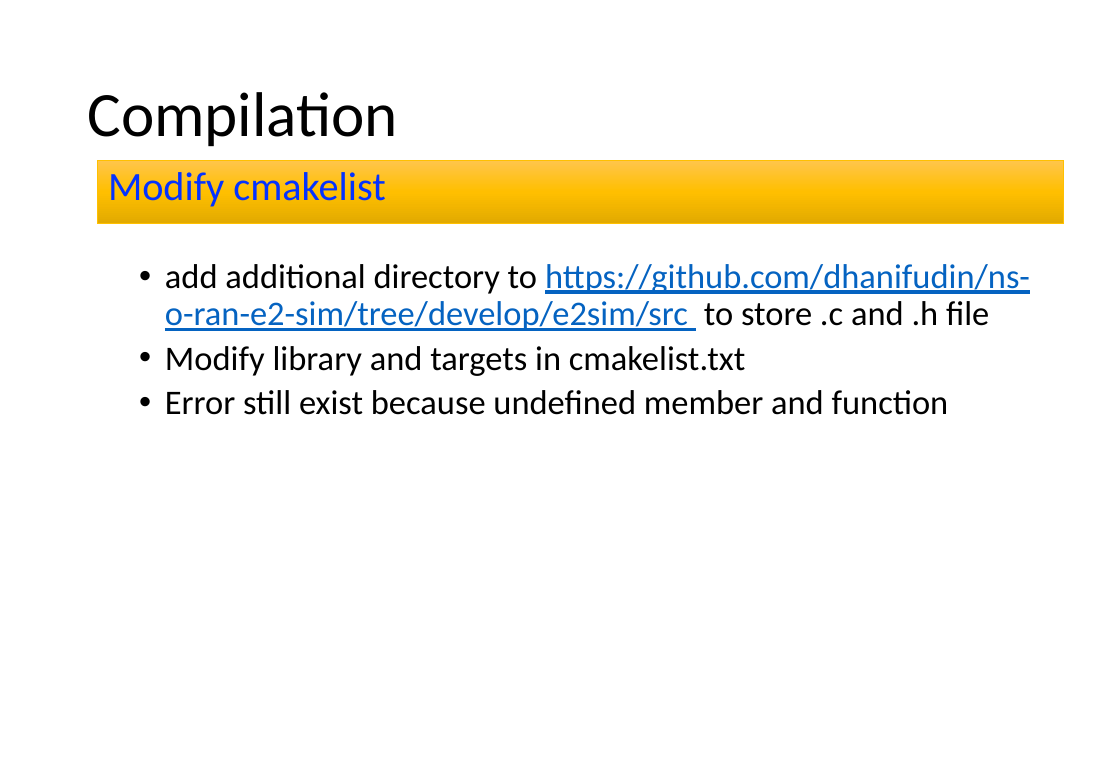
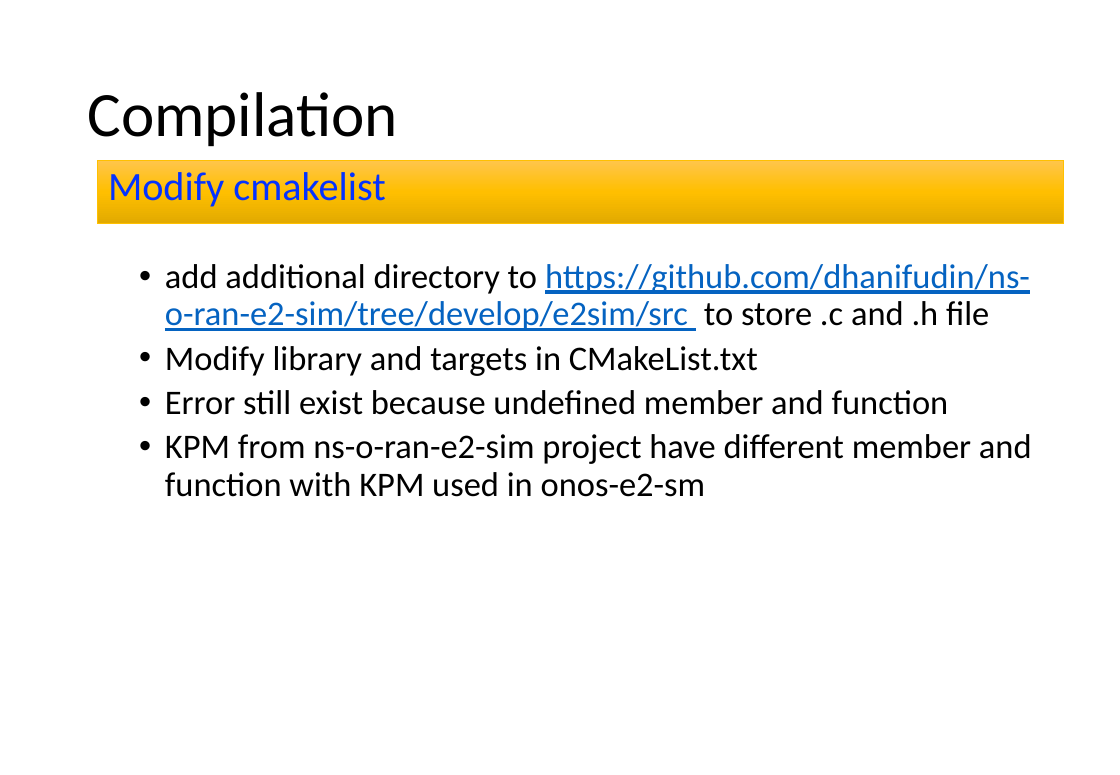
Before and after one commit to dhanifudin/presentation, a slide deck: slide 9 of oran/O-RAN 20230313-20230317.pptx. Drawn at 1120x775 pixels with LibreOffice and Linux fonts; fonts in the diff are those of the drawing. Boxes give left, top, right and bottom in pixels: in the first picture for what was removed or moved away, otherwise in the second. Text is boxed around its words. In the diff, an @@ line names an element or a change of style, - is before the commit and + after.

Commit message:
update

```diff
--- a/oran/O-RAN 20230313-20230317.pptx
+++ b/oran/O-RAN 20230313-20230317.pptx
@@ text at bbox=[165, 346, 758, 376]: text changed @@
-  • Modify library and targets in cmakelist.txt
+  • Modify library and targets in CMakeList.txt
@@ text at bbox=[165, 434, 1032, 497]: paragraph added @@
+  • KPM from ns-o-ran-e2-sim project have different member and function with KPM used in onos-e2-sm
```
